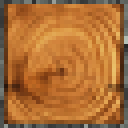
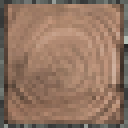
The second 128x128 image is a revision of the first. Changes to its layers:
"Layer 1": blend normal → overlay, painted on it over bbox(4, 0, 124, 124)
added layer "Layer 2" above "Layer 0" over bbox(4, 0, 124, 124)
painted on "Layer 0" over bbox(4, 0, 124, 124)
